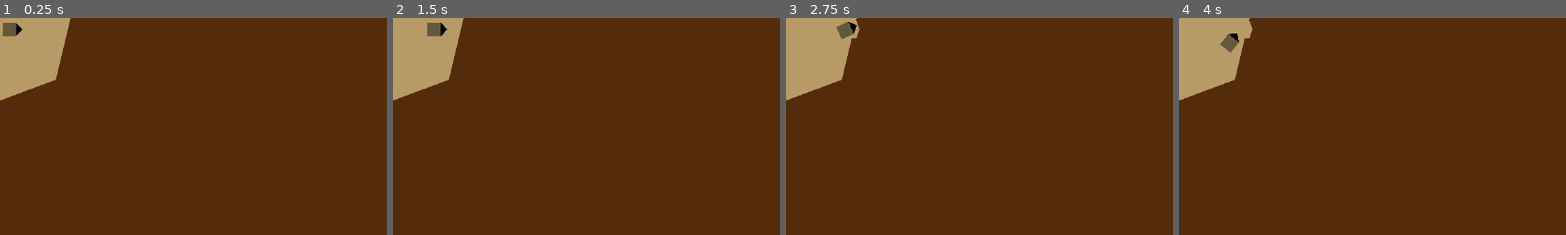
Above: before the commit, frames 1-4 (left to right).
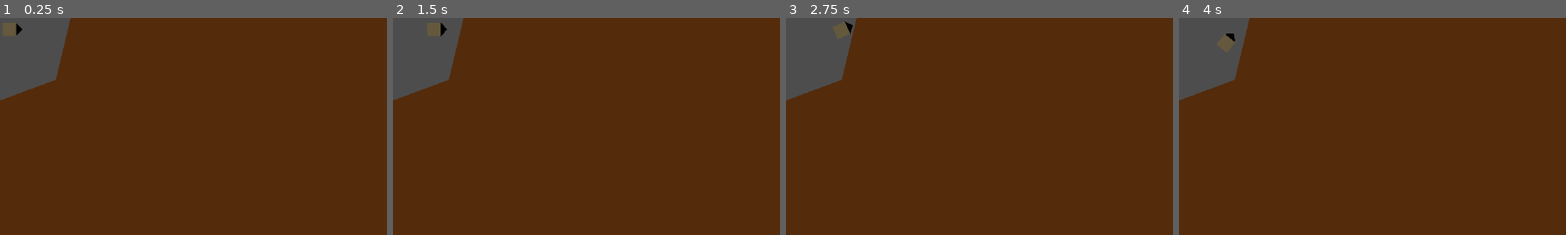
Above: after the commit, the same moments.

Repository: ConorDavidLawton/Drill-game
Game: Godot game, scene res://main.tscn
Same seed, same stepped clock (60 frames per second), same inputs: the game is played once before the commit and once after it.
Inputs:
- Up to frame 1 (0.25 s): no input
- Up to frame 2 (1.5 s): tap Enter at 0.5 s; hold W (up) from 0.53 s (still down)
- Up to frame 3 (2.75 s): release W (up) at 2.03 s; hold A (left) from 2.03 s (still down)
- Up to frame 4 (4 s): tap Space at 2.75 s; tap Enter at 3.5 s; release A (left) at 3.53 s; hold S (down) from 3.53 s (still down)
The pictures show only the part of the screen within x 0-50%, y 0-50%; the shares and areas given below are measured in that part.

The runs differ from the first frame. In frame 1, 5.1% of the frame differs, in the area x 0-19%, y 0-38%; in frame 2, 5.1%; in frame 3, 5.3%, in the area x 0-20%, y 0-38%; in frame 4, 5.3%.
Error after the commit: Invalid access to property or key 'polygon' on a base object of type 'null instance'. (res://terrain.gd:21)

Commit message:
Started working on disconnecting pieces of terrain

Diff:
--- a/terrain.gd
+++ b/terrain.gd
@@ -1,21 +1,60 @@
 extends Node2D
 
+@onready var terrain = $Destructible
+@onready var ColPol = preload("res://map.tscn")
+@export var map: PackedScene
 
-# Called when the node enters the scene tree for the first time.
-func _ready():
-	$Destructible/CollisionPolygon2D.polygon = $Rock.polygon
-
+func _ready() -> void:
+	var loaded_map = ColPol.instantiate()
+	add_child(loaded_map)
+	var polygon_list = loaded_map.get_children().filter(func(node): return node is Polygon2D)
+	for polygon in polygon_list:
+		new_col_pol(polygon)
 
 func clip(poly):
 	var offset_poly = Polygon2D.new()
-	offset_poly.global_position = Vector2.ZERO
+	offset_poly.polygon = poly.global_transform * (poly.polygon)
 
-	var new_values = []
-	for point in poly.polygon:
-		new_values.append((poly.global_transform * point))
-	offset_poly.polygon = PackedVector2Array(new_values)
+	var colpol_list = terrain.get_children().filter(func(node): return node is CollisionPolygon2D)
+	for colpol in colpol_list:
+		var curr_poly = colpol.get_node("Polygon2D")
+		var res = Geometry2D.clip_polygons(curr_poly.polygon, offset_poly.polygon)
 
-	var res = Geometry2D.clip_polygons($Rock.polygon, offset_poly.polygon)
+		#If res empty, the explosion will consume the polygon
+		if res.is_empty():
+			colpol.call_deferred("queue_free")
+		else:
+			curr_poly.polygon = res[0]
+			colpol.set_deferred("polygon", res[0])
 
-	$Rock.polygon = res[0]
-	$Destructible/CollisionPolygon2D.set_deferred("polygon", res[0])
+			# If res larger than 1, new islands will be created
+			if res.size() > 1:
+					for i in range(1, len(res)):
+						var island := Polygon2D.new()
+						island.polygon = res[i]
+						new_col_pol(island)
+
+	offset_poly.queue_free()
+
+func new_col_pol(polygon):
+	var ColPol = ColPol.instantiate()
+	ColPol.polygon = polygon.polygon
+	terrain.add_child(ColPol)
+## Called when the node enters the scene tree for the first time.
+#func _ready():
+	#$Destructible/CollisionPolygon2D.polygon = $Rock.polygon
+#
+#
+#func clip(poly):
+	#var offset_poly = Polygon2D.new()
+	#offset_poly.global_position = Vector2.ZERO
+	#
+	#var new_values = []
+	#for point in poly.polygon:
+		#new_values.append((poly.global_transform * point))
+	#offset_poly.polygon = PackedVector2Array(new_values)
+	#
+	#var res = Geometry2D.clip_polygons($Rock.polygon, offset_poly.polygon)
+	#
+	#$Rock.polygon = res[0]
+	#$Destructible/CollisionPolygon2D.set_deferred("polygon", res[0])
--- a/terrain.tscn
+++ b/terrain.tscn
@@ -1,20 +1,11 @@
-[gd_scene load_steps=3 format=3 uid="uid://c1q5vf08bpeg4"]
+[gd_scene load_steps=2 format=3 uid="uid://c1q5vf08bpeg4"]
 
 [ext_resource type="Script" path="res://terrain.gd" id="1_73o6u"]
-[ext_resource type="PackedScene" uid="uid://daewrkb7n2037" path="res://map.tscn" id="2_0s0w6"]
 
 [node name="Terrain" type="Node2D"]
 script = ExtResource("1_73o6u")
 
-[node name="Background" type="Polygon2D" parent="."]
-z_index = -1
-color = Color(0.721569, 0.603922, 0.407843, 1)
-polygon = PackedVector2Array(0, 0, 1152, 0, 1152, 648, 0, 648)
-
-[node name="Rock" parent="." instance=ExtResource("2_0s0w6")]
-
 [node name="Destructible" type="StaticBody2D" parent="." groups=["Destructibles"]]
 
 [node name="CollisionPolygon2D" type="CollisionPolygon2D" parent="Destructible" groups=["Destructibles"]]
-visible = false
-polygon = PackedVector2Array(0, 31, 36, 31, 36, 0, 1152, 0, 1152, 648, 0, 648)
+polygon = PackedVector2Array(0, 123, 83, 92, 105, 0, 1152, 0, 1152, 648, 0, 648)
